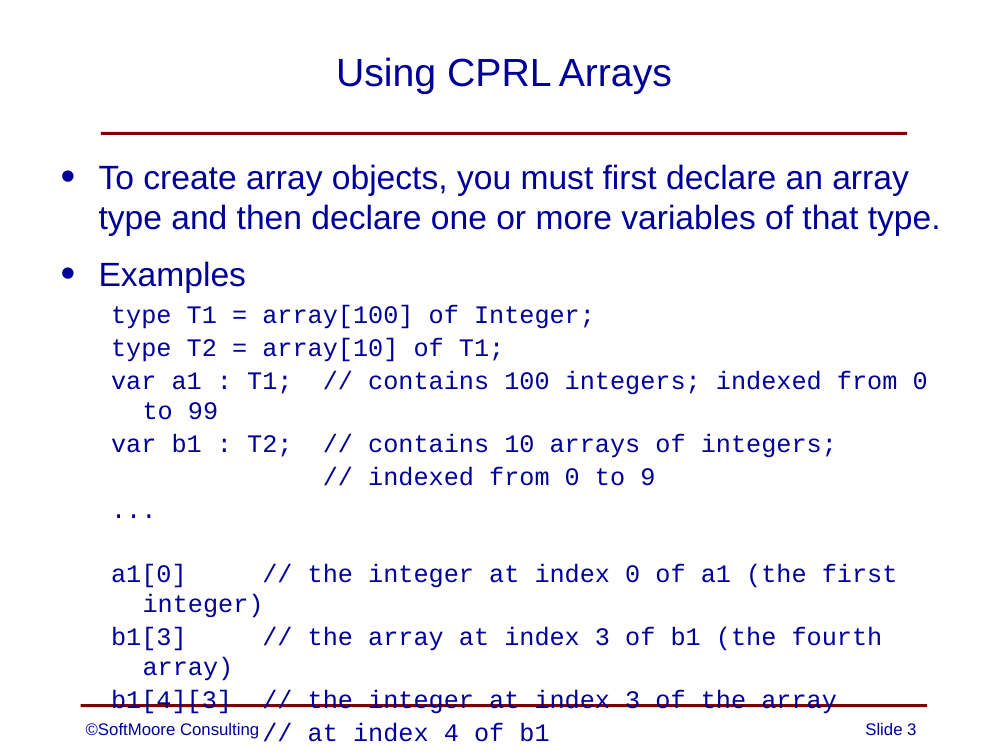
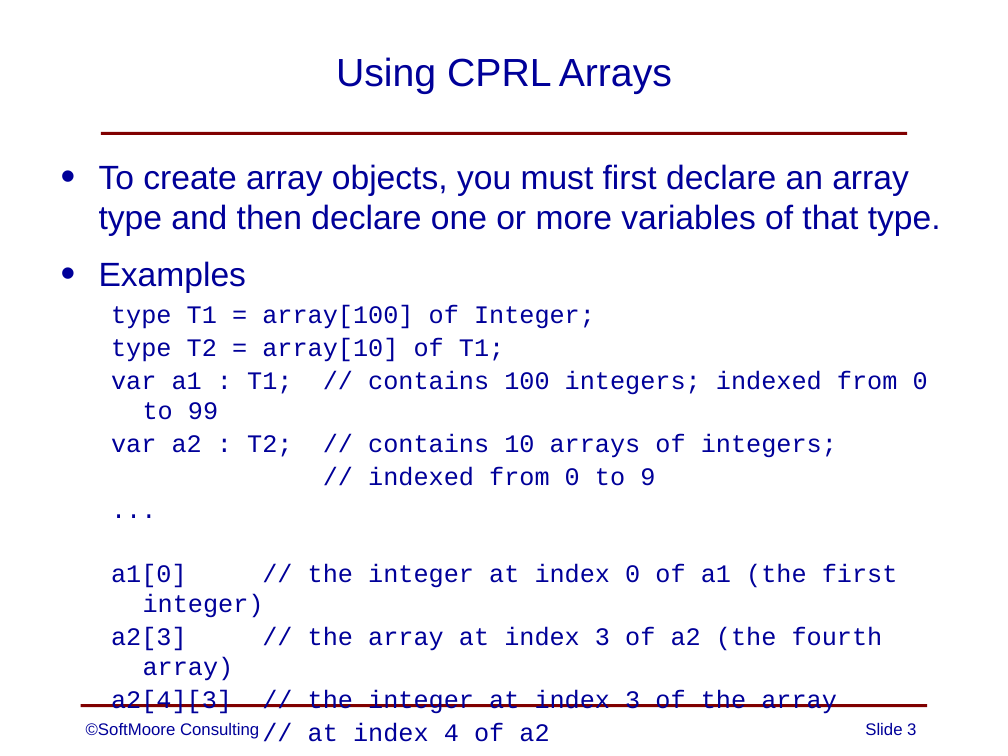
Before and after one commit to SoftMoore/CPRL, a slide deck: slide 3 of PowerPoint Slides/14 - Arrays.pptx. Drawn at 1008x756 pixels with LibreOffice and Linux fonts; fonts in the diff are those of the drawing. Boxes give left, top, right and bottom in pixels: in the first picture for what was removed or moved away, otherwise in the second. Text is boxed around its words. In the diff, an @@ line names an element or a change of style, - is before the commit and + after.

```diff
--- a/PowerPoint Slides/14 - Arrays.pptx
+++ b/PowerPoint Slides/14 - Arrays.pptx
@@ text at (111, 434, 837, 458): text changed @@
-  var b1 : T2; // contains 10 arrays of integers;
+  var a2 : T2; // contains 10 arrays of integers;
@@ text at (111, 627, 883, 742): text changed @@
-  b1[3] // the array at index 3 of b1 (the fourth array)
-  b1[4][3] // the integer at index 3 of the array
-  // at index 4 of b1
+  a2[3] // the array at index 3 of a2 (the fourth array)
+  a2[4][3] // the integer at index 3 of the array
+  // at index 4 of a2
```
Also in this commit, not shown: 2 other slides changed, 1 other file.
